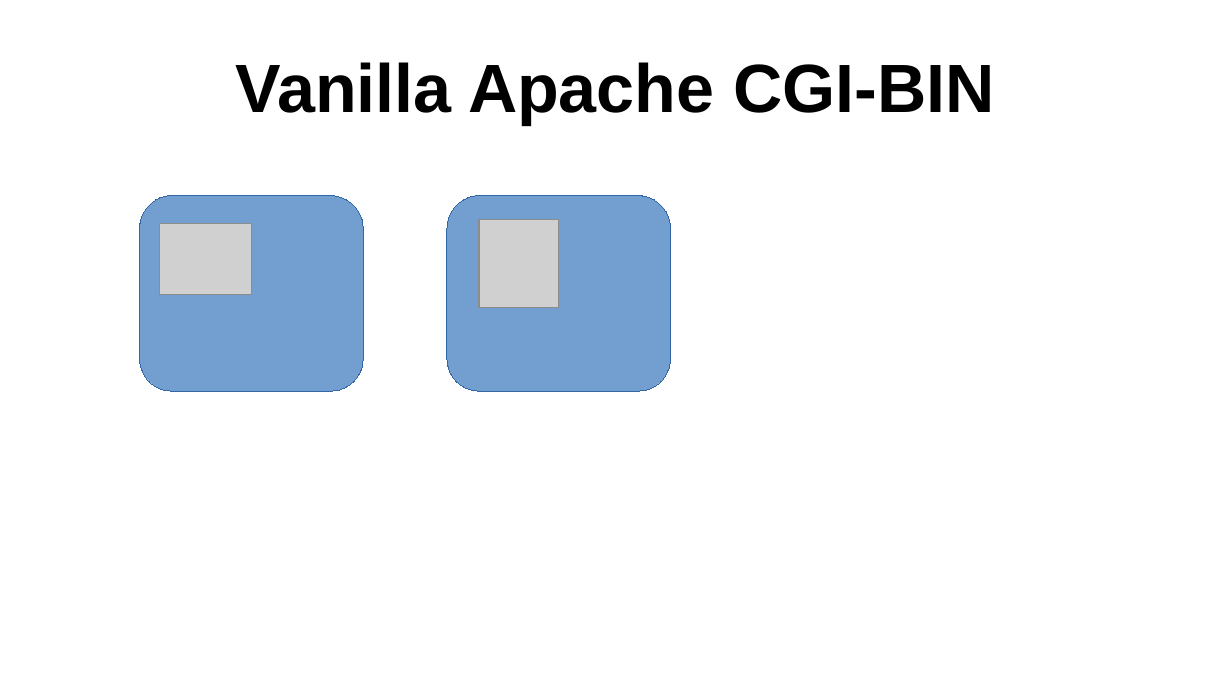
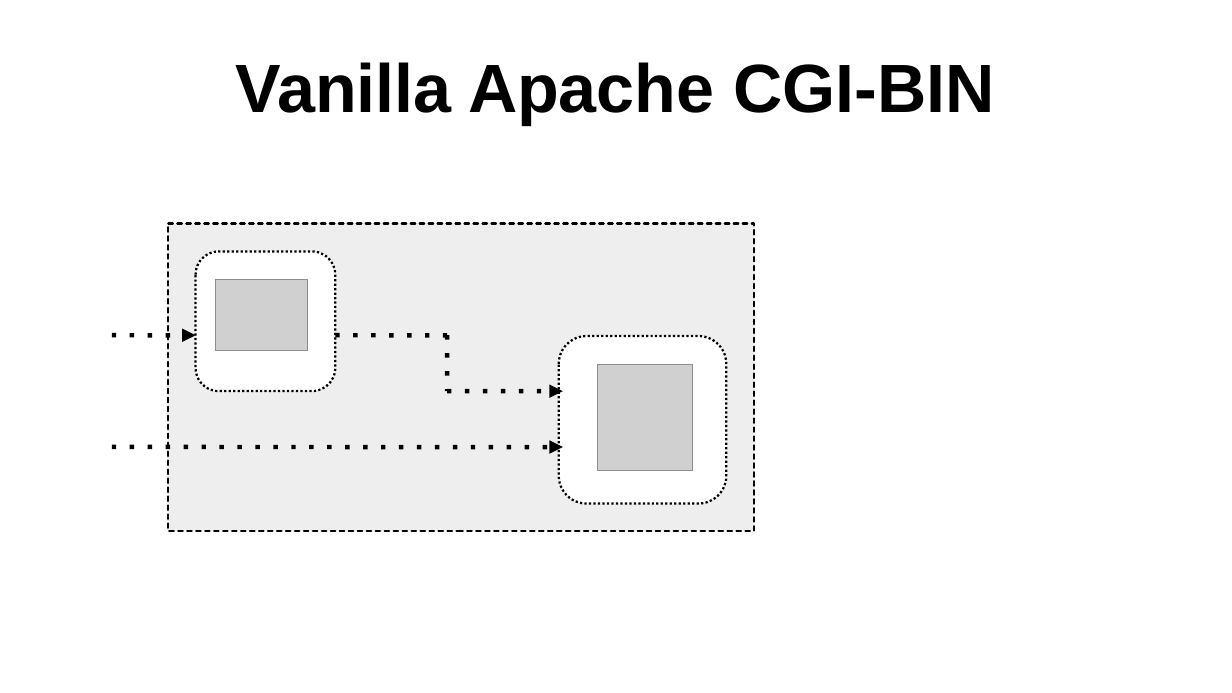
Before and after one commit to sergueik/springboot_study, a slide deck: slide 1 of basic-perl-cgi-java/Java Perl CGI-BIN Proxy.odp. Drawn at 1232x693 pixels with LibreOffice and Linux fonts; fonts in the diff are those of the drawing; grey boxes stand for pictures. Boxes give left, top, right and bottom in pixels: in the first picture for what was removed or moved away, otherwise in the second. Text is boxed around its words. In the diff, an @@ line names an element or a change of style, - is before the commit and + after.

```diff
--- a/basic-perl-cgi-java/Java Perl CGI-BIN Proxy.odp
+++ b/basic-perl-cgi-java/Java Perl CGI-BIN Proxy.odp
@@ rounded rectangle removed at (x1=140, y1=196, x2=363, y2=391) @@
@@ rectangle added at (x1=168, y1=224, x2=755, y2=531), fill #EEEEEE, outline #000000 1.45 pt dashed @@
@@ rounded rectangle resized from (x1=447, y1=196, x2=671, y2=391) to (x1=196, y1=252, x2=335, y2=391) @@
@@ rounded rectangle at (x1=196, y1=252, x2=335, y2=391): fill #729FCF to #FFFFFF; outline #3465A4 0 pt to #000000 1.45 pt dashed @@
@@ picture resized from (x1=480, y1=219, x2=559, y2=307) to (x1=216, y1=279, x2=307, y2=351) @@
@@ arrow added from (112, 335) to (196, 335), #000000 2.89 pt dashed @@
@@ line added from (335, 335) to (447, 335), #000000 2.89 pt dashed @@
@@ line added from (447, 335) to (447, 391), #000000 2.89 pt dashed @@
@@ rounded rectangle added at (x1=559, y1=337, x2=727, y2=504), fill #FFFFFF, outline #000000 1.45 pt dashed @@
@@ picture resized from (x1=160, y1=224, x2=252, y2=295) to (x1=597, y1=364, x2=693, y2=470) @@
@@ arrow added from (447, 391) to (563, 391), #000000 2.89 pt dashed @@
@@ arrow added from (112, 447) to (563, 447), #000000 2.89 pt dashed @@
```
Also in this commit, not shown: 1 other slide changed, 2 slides added, 2 other files.
